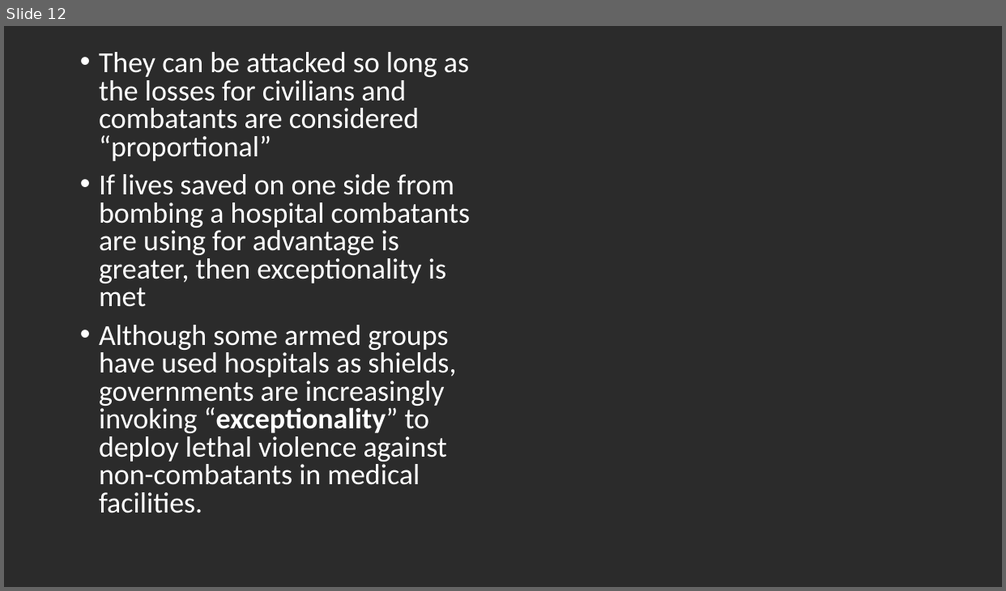
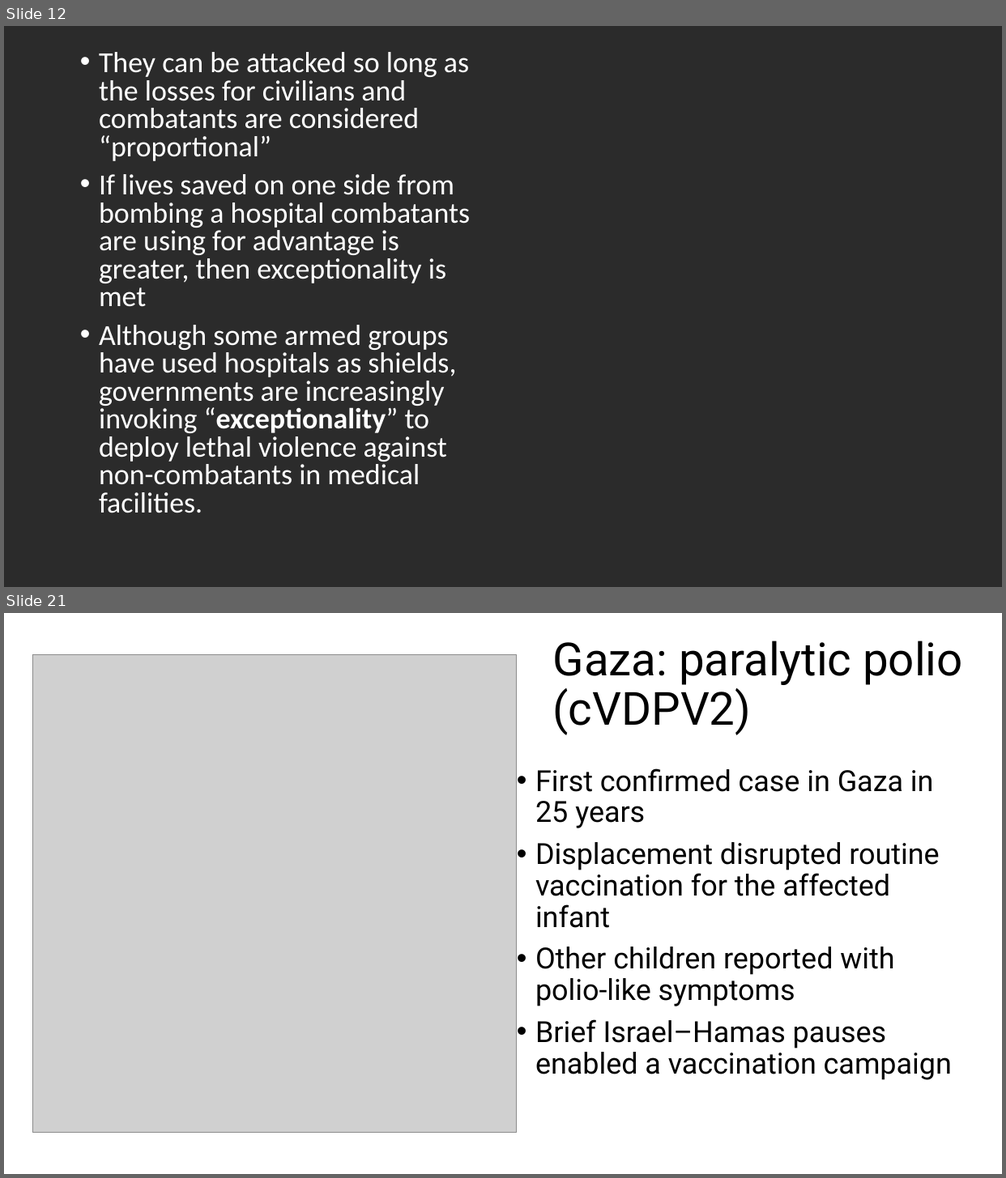
Before and after one commit to tstallins/tstallins.github.io, a slide deck: courses/261/politicalonline.pptx. Shown one above the other, each under a label of ours: slide 12 before the commit, slides 12 and 21 after it; the slides between them are not shown. The pictures are 1006x591 and 1006x1178 pixels, drawn with LibreOffice and Linux fonts; fonts in the diff are those of the drawing; grey boxes stand for pictures; background and template pictures are left out; a plain dark background stands for a picture behind light text. Boxes give left, top, right and bottom in pixels: in the first picture for what was removed or moved away, otherwise in the second. Text is boxed around its words. In the diff, an @@ line names an element or a change of style, - is before the commit and + after.

```diff
--- a/courses/261/politicalonline.pptx
+++ b/courses/261/politicalonline.pptx
@@ slide 21 added at [4,613,1002,1174], background #FFFFFF @@
@@ picture added at [33,655,517,1132] @@
@@ title added at [553,641,962,735], 44 pt, text #000000 @@
+Gaza: paralytic polio (cVDPV2)
@@ text added at [535,769,952,1080], 28 pt, text #000000 @@
+• First confirmed case in Gaza in 25 years
+• Displacement disrupted routine vaccination for the affected infant
+• Other children reported with polio-like symptoms
+• Brief Israel–Hamas pauses enabled a vaccination campaign
```
Also in this commit, not shown: 9 other slides added.
